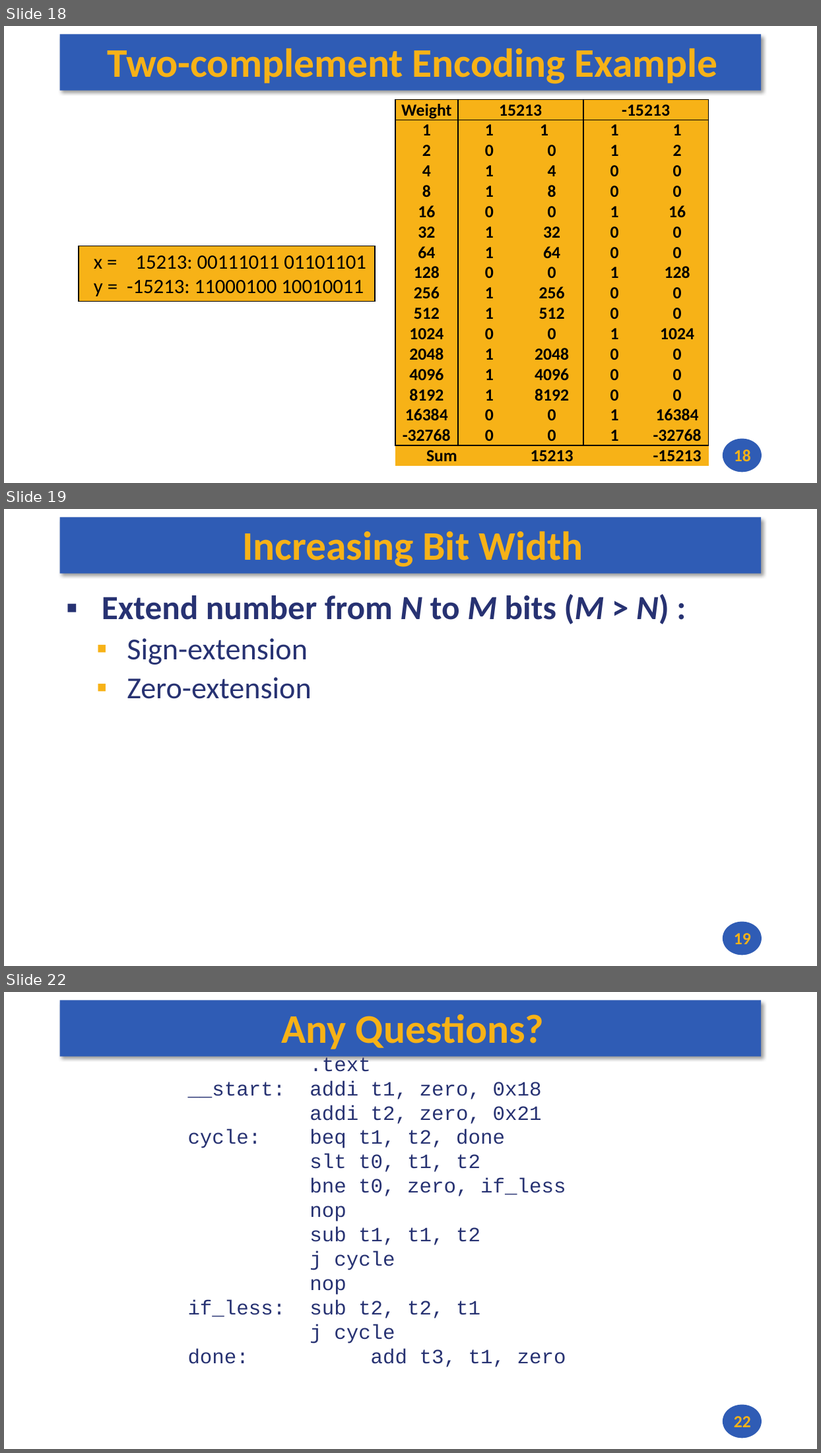
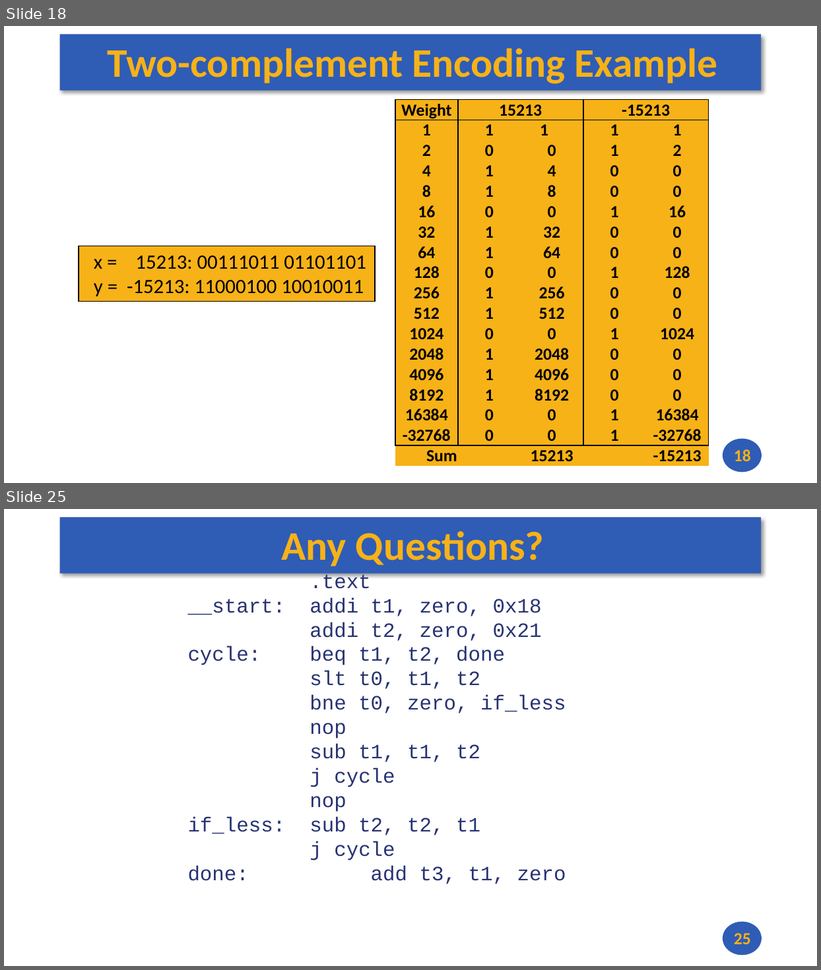
Before and after one commit to andrewt0301/hse-acos-course, a slide deck: docs/part1ca/02_DataTypes/CA_Lecture_02.pptx. Shown one above the other, each under a label of ours: slides 18, 19 and 22 before the commit, slides 18 and 25 after it; the slides between them are not shown. The pictures are 821x1453 and 821x970 pixels, drawn with LibreOffice and Linux fonts; fonts in the diff are those of the drawing. Boxes give left, top, right and bottom in pixels: in the first picture for what was removed or moved away, otherwise in the second. Text is boxed around its words. In the diff, an @@ line names an element or a change of style, - is before the commit and + after.

```diff
--- a/docs/part1ca/02_DataTypes/CA_Lecture_02.pptx
+++ b/docs/part1ca/02_DataTypes/CA_Lecture_02.pptx
@@ slide 19 removed at [4, 509, 817, 966], background #FFFFFF; not listed: 2 template elements that a slide beside it also shows @@
@@ title removed at [242, 531, 583, 567] @@
-Increasing Bit Width
@@ text removed at [102, 594, 669, 699] @@
-▪ Extend number from N to M bits (M > N) :
-  ▪ Sign-extension
-  ▪ Zero-extension
@@ page number removed at [734, 933, 751, 945] @@
-19
@@ what was slide 22 is now slide 25 @@
@@ page number at [734, 933, 751, 945]: text changed @@
-22
+25
```
Also in this commit, not shown: 4 slides changed, 4 slides added, 1 other file.
